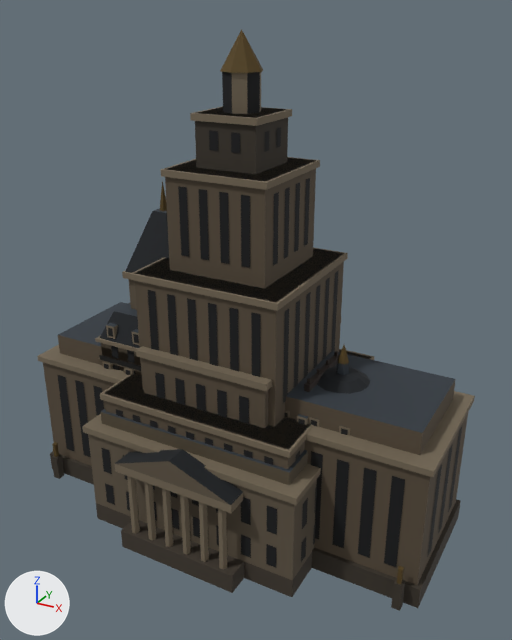
Two versions of the glTF model public/assets/city.glb, one commit apart.
Rendered twice from a 50 mm camera at (48.1, -83.7, 73.4) aimed at (2.9, -1.4, 32.2). Every picture has the same lights, and +X, +Y and +Z are marked at lower left. The older version comes first. Objects named as collision shapes, trigger or cutter boxes, shadow casters or lower levels of detail are left out.

The scene before the commit, as lines of its bpy script (objects in view):
```python
me_belfry_lod0 = bpy.data.meshes.new('belfry_lod0')
me_belfry_lod0.from_pydata(...)  # 1000 vertices, 734 faces; spans x -18.3..20.6, y -9.6..9.6, z 0.0..50.5
me_belfry_lod0.materials.append(mat_m_city)
me_deco_tower_lod0 = bpy.data.meshes.new('deco_tower_lod0')
me_deco_tower_lod0.from_pydata(...)  # 428 vertices, 286 faces; spans x -15.4..15.4, y -15.4..15.4, z 0.0..71.0
me_deco_tower_lod0.materials.append(mat_m_city)
me_dome_lod0 = bpy.data.meshes.new('dome_lod0')
me_dome_lod0.from_pydata(...)  # 569 vertices, 635 faces; spans x -17.5..17.5, y -20.2..17.5, z 0.0..58.0
me_dome_lod0.materials.append(mat_m_city)
ob_belfry_lod0 = bpy.data.objects.new('belfry_lod0', me_belfry_lod0)
ob_belfry_lod0.location = (0.0, 0.0, 0.0)
ob_deco_tower_lod0 = bpy.data.objects.new('deco_tower_lod0', me_deco_tower_lod0)
ob_deco_tower_lod0.location = (0.0, 0.0, 0.0)
ob_dome_lod0 = bpy.data.objects.new('dome_lod0', me_dome_lod0)
ob_dome_lod0.location = (0.0, 0.0, 0.0)
# also in view: 'deco_hall_lod0' at (0.0, 0.0, 18.2); 'haussmann_step_lod0' at (0.0, 0.0, 16.5); 'haussmann_corner_lod0' at (0.1, 0.0, 15.4)
```
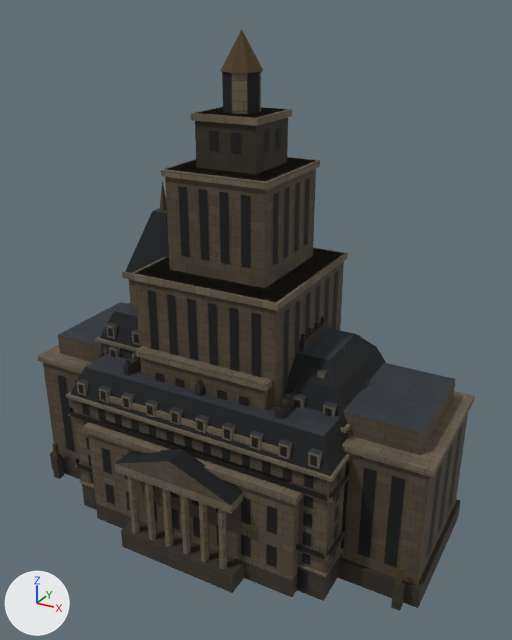
What changed in the scene script:
```text
Add me_haussmann_court_lod0:
    me_haussmann_court_lod0.from_pydata(...)  # 2124 vertices, 1536 faces; spans x -21.6..21.6, y -16.1..16.1, z 0.0..26.9
    me_haussmann_court_lod0.materials.append(mat_m_city)
Add me_haussmann_tall_lod0:
    me_haussmann_tall_lod0.from_pydata(...)  # 1456 vertices, 1076 faces; spans x -20.6..20.6, y -9.6..9.6, z 0.0..32.6
    me_haussmann_tall_lod0.materials.append(mat_m_city)
Add ob_haussmann_court_lod0:
    ob_haussmann_court_lod0 = bpy.data.objects.new('haussmann_court_lod0', me_haussmann_court_lod0)
    ob_haussmann_court_lod0.location = (0.0, 0.0, 0.0)
Add ob_haussmann_tall_lod0:
    ob_haussmann_tall_lod0 = bpy.data.objects.new('haussmann_tall_lod0', me_haussmann_tall_lod0)
    ob_haussmann_tall_lod0.location = (0.0, 0.0, 0.0)
```

What differs and where, as boxes (x1, y1, x2, y2) in the pictures (512 x 640 px):
'haussmann_court_lod0', added: after (66, 353, 351, 601)
'haussmann_tall_lod0', added: after (105, 317, 386, 433)
'haussmann_corner_lod0', unchanged, covered by the edit: before (102, 345, 370, 425); after (343, 345, 370, 391)
